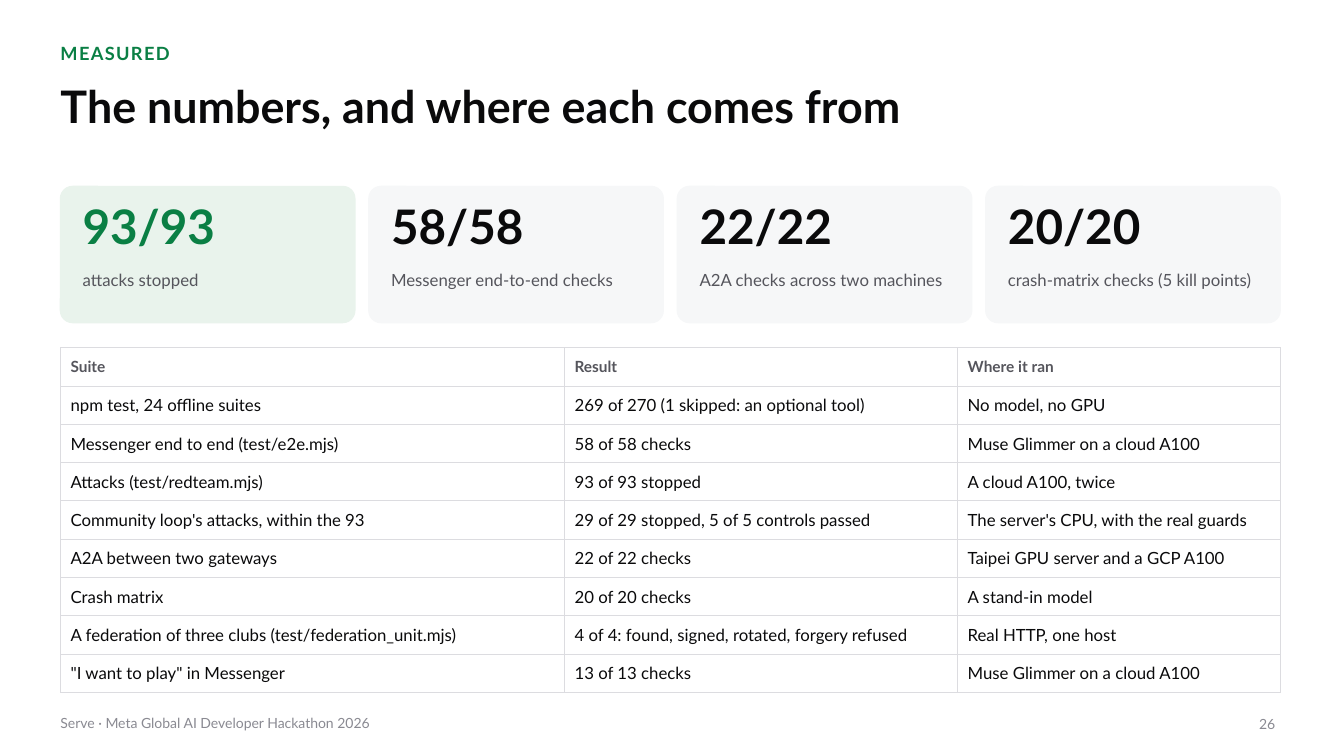
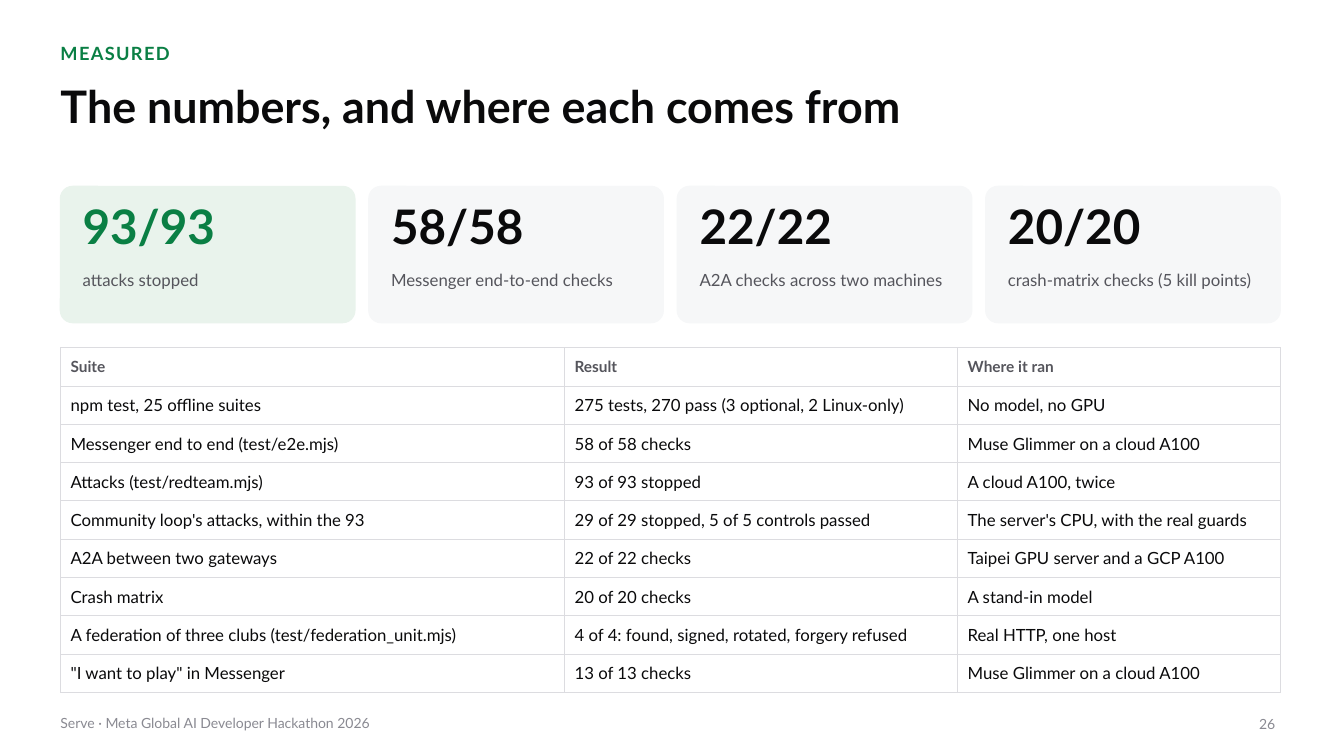
Before and after one commit to gino6178/serve-meta-hackathon, a slide deck: slide 26 of video/deck/Serve_Meta_deck.pptx. Drawn at 1344x756 pixels with LibreOffice and Linux fonts; fonts in the diff are those of the drawing. Boxes give left, top, right and bottom in pixels: in the first picture for what was removed or moved away, otherwise in the second. Text is boxed around its words. In the diff, an @@ line names an element or a change of style, - is before the commit and + after.

```diff
--- a/video/deck/Serve_Meta_deck.pptx
+++ b/video/deck/Serve_Meta_deck.pptx
@@ table at box(60, 348, 1280, 686) @@
-row 2, column 1: npm test, 24 offline suites
+row 2, column 1: npm test, 25 offline suites
-row 2, column 2: 269 of 270 (1 skipped: an optional tool)
+row 2, column 2: 275 tests, 270 pass (3 optional, 2 Linux-only)
```
Also in this commit, not shown: 5 other files.
